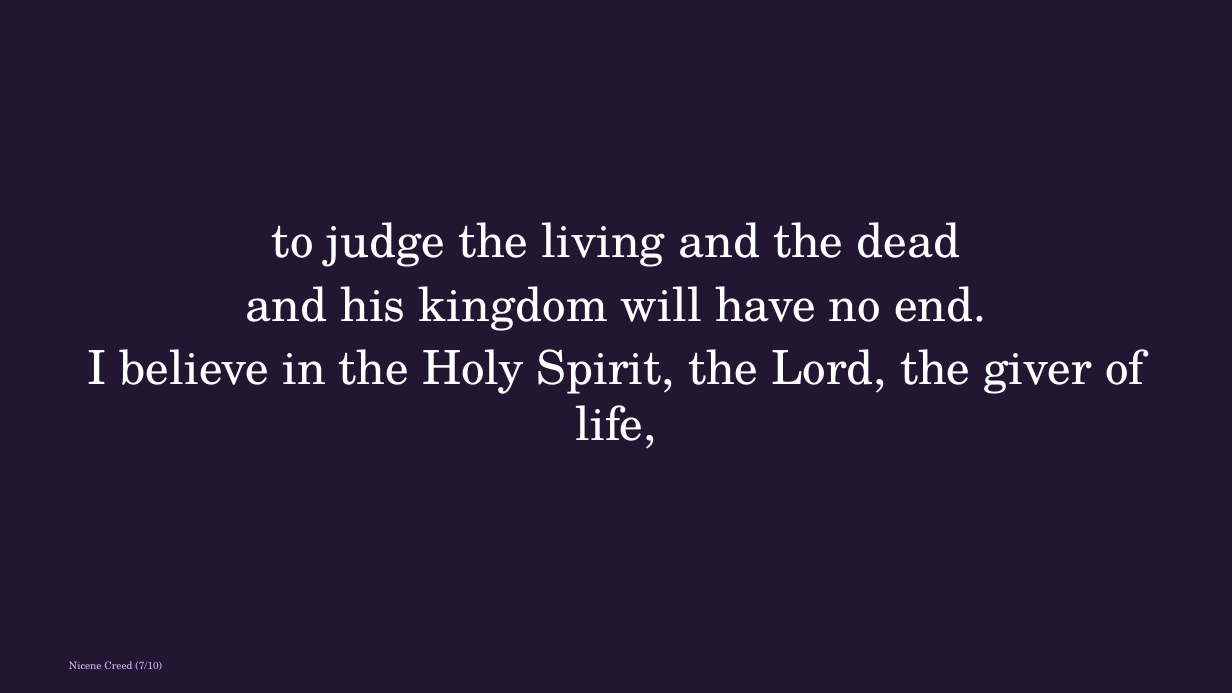
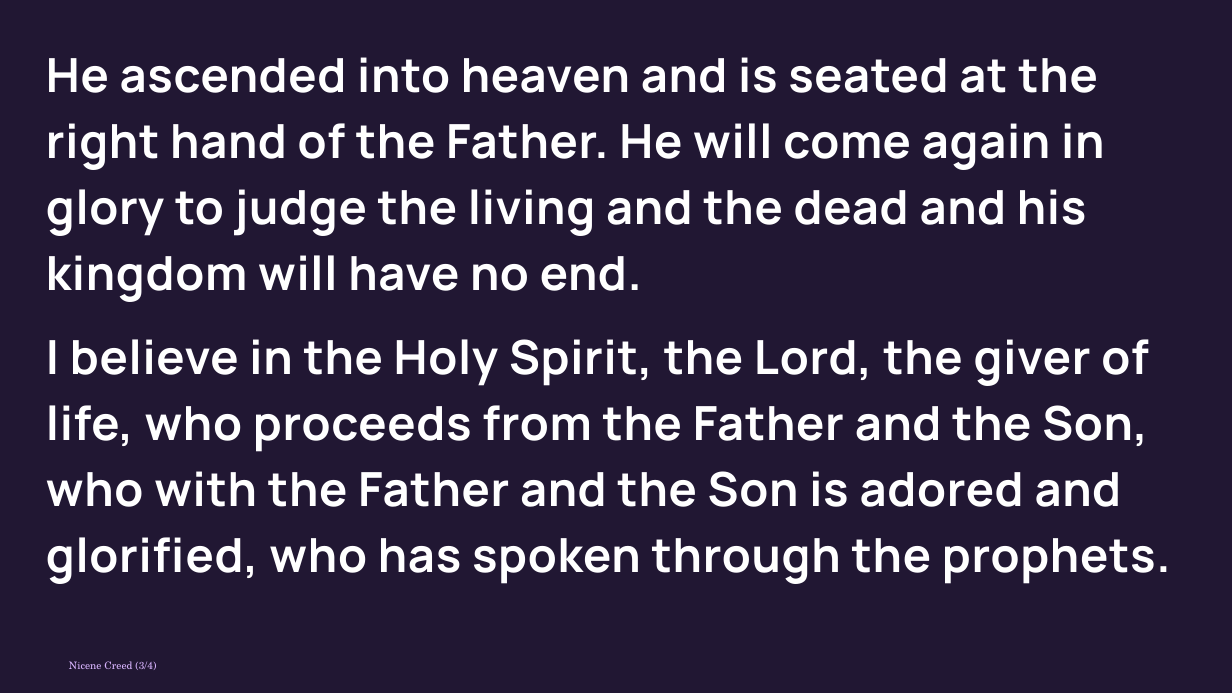
Before and after one commit to divinogabriel9/verbum, a slide deck: slide 26 of outputs/GFCC7Jun2026_TheSolemnityoftheMostHolyBodyandBloodofChrist.pptx (slide 30 before the commit). Drawn at 1232x693 pixels with LibreOffice and Linux fonts; fonts in the diff are those of the drawing. Boxes give left, top, right and bottom in pixels: in the first picture for what was removed or moved away, otherwise in the second. Text is boxed around its words. In the diff, an @@ line names an element or a change of style, - is before the commit and + after.

```diff
--- a/outputs/GFCC7Jun2026_TheSolemnityoftheMostHolyBodyandBloodofChrist.pptx
+++ b/outputs/GFCC7Jun2026_TheSolemnityoftheMostHolyBodyandBloodofChrist.pptx
@@ text at box(46, 57, 1104, 302): text changed; font TeX Gyre Schola to Manrope; bold on @@
-to judge the living and the dead
-and his kingdom will have no end.
-I believe in the Holy Spirit, the Lord, the giver of life,
+He ascended into heaven and is seated at the right hand of the Father. He will come again in glory to judge the living and the dead and his kingdom will have no end.
@@ text "He ascended into heaven and ..." at box(46, 57, 1104, 302): vertical alignment middle to top @@
@@ text added at box(46, 339, 1171, 584), 55 pt, text #FFFFFF, bold @@
+I believe in the Holy Spirit, the Lord, the giver of life, who proceeds from the Father and the Son, who with the Father and the Son is adored and glorified, who has spoken through the prophets.
@@ text at box(69, 661, 156, 670): text changed @@
-Nicene Creed (7/10)
+Nicene Creed (3/4)
```
Also in this commit, not shown: 8 other slides changed, 6 slides removed, 18 other files.
